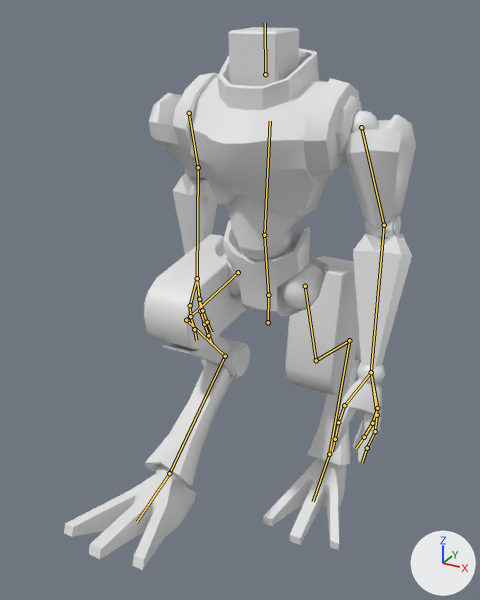
An edit to the Blender file Game/Assets/SAGYO/char/m.blend, drawn before and after from the same camera.
Camera for both pictures: a 50 mm camera at (8.83, -18.01, 17.21) aimed at (-0.29, -1.43, 8.91). The lights are fixed; the arrows at lower right show +X, +Y and +Z. Both versions are drawn at frame 20 of the action 'walk'; the numbers are the values there. The bones that bend it are drawn over the model as lines.

Objects in the first picture: 'm_ankle', 'm_arm1', 'm_arm2', 'm_body', 'm_body_joint', 'm_foot1', 'm_foot2', 'm_foot3', 'm_foot4', 'm_foot_joint', 'm_hand', 'm_hand_joint', 'm_head', 'm_heel', 'm_sholder_joint'.
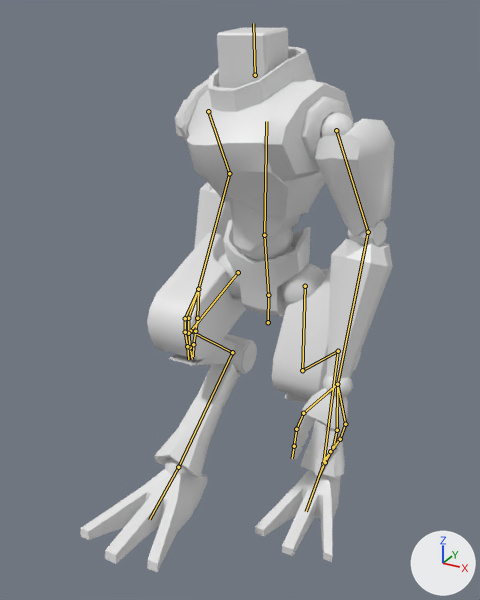
Changed parts and their boxes (x1, y1, x2, y2) in the pictures (480 x 600 px):
'm_body', posed (7% narrower)
    before: (173, 48, 362, 316)
    after: (177, 46, 353, 316)
'm_foot1', posed
    before: (144, 234, 359, 395)
    after: (147, 232, 331, 399)
'm_foot4', posed (8% narrower, 8% shorter)
    before: (64, 458, 347, 570)
    after: (81, 469, 341, 572)
'm_arm2', posed (17% narrower)
    before: (173, 174, 412, 369)
    after: (194, 182, 393, 380)
'm_arm1', posed (18% narrower)
    before: (149, 93, 416, 237)
    after: (175, 100, 395, 246)
'm_foot3', posed (11% narrower, 9% shorter)
    before: (145, 359, 359, 485)
    after: (154, 363, 345, 478)
'm_head', posed
    before: (228, 27, 299, 86)
    after: (217, 28, 288, 88)
'm_hand', posed
    before: (331, 378, 382, 463)
    after: (291, 388, 348, 477)
'm_foot2', posed (13% narrower, 14% taller)
    before: (163, 335, 324, 393)
    after: (169, 338, 309, 404)
'm_heel', posed
    before: (201, 332, 361, 378)
    after: (224, 334, 361, 374)
'm_sholder_joint', posed
    before: (175, 104, 379, 133)
    after: (320, 113, 354, 138)
'm_hand_joint', posed
    before: (357, 363, 385, 385)
    after: (323, 374, 353, 398)
'm_ankle', posed
    before: (156, 459, 329, 484)
    after: (165, 457, 190, 477)
bone 'Bone_L.002', root to tip
    before: (305, 286) to (316, 360)
    after: (305, 286) to (302, 370)
bone 'Bone_L.003', root to tip
    before: (316, 360) to (349, 340)
    after: (302, 370) to (338, 351)
bone 'Bone_L.004', root to tip
    before: (349, 340) to (329, 454)
    after: (338, 351) to (323, 463)
bone 'Bone_L.005', root to tip
    before: (329, 454) to (313, 501)
    after: (323, 463) to (306, 511)
bone 'Bone_R.002', root to tip
    before: (238, 272) to (186, 320)
    after: (238, 272) to (190, 331)
bone 'Bone_R.003', root to tip
    before: (186, 320) to (225, 356)
    after: (190, 331) to (232, 352)
bone 'Bone_R.004', root to tip
    before: (225, 356) to (169, 473)
    after: (232, 352) to (178, 467)
bone 'Bone_R.005', root to tip
    before: (169, 473) to (136, 522)
    after: (178, 467) to (149, 519)
bone 'Bone.002', root to tip
    before: (264, 235) to (270, 121)
    after: (264, 235) to (266, 121)
bone 'Bone.002_L.001', root to tip
    before: (361, 127) to (384, 225)
    after: (336, 130) to (368, 232)
bone 'Bone.002_L.002', root to tip
    before: (384, 225) to (371, 372)
    after: (368, 232) to (337, 384)
bone 'Bone.002_R.001', root to tip
    before: (189, 113) to (198, 167)
    after: (208, 111) to (229, 173)
bone 'Bone.002_R.002', root to tip
    before: (198, 167) to (197, 278)
    after: (229, 173) to (198, 289)
bone 'Bone.002_R.004', root to tip
    before: (200, 311) to (204, 324)
    after: (188, 318) to (188, 333)
bone 'Bone.002_R.008', root to tip
    before: (190, 305) to (190, 316)
    after: (185, 318) to (185, 332)
bone 'Bone.002_R.012', root to tip
    before: (199, 299) to (202, 310)
    after: (197, 318) to (195, 331)
bone 'Bone.004', root to tip
    before: (265, 74) to (265, 23)
    after: (255, 75) to (253, 23)

The change in detail:
Bone 'Bone_L.002' (bone_bone_l_002) turns from (-50, 9, -1) to (-25, 5, 1) degrees about its own x, y and z.
Bone 'Bone_L.003' (bone_bone_l_003) turns from (31, 0, 0) to (8, 0, 0) degrees about its own x, y and z.
Bone 'Bone_L.004' (bone_bone_l_004) turns from (20, 0, 0) to (11, 0, 0) degrees about its own x, y and z.
Bone 'Bone_L.005' (bone_bone_l_005) turns from (-3, 0, 0) to (6, 0, 0) degrees about its own x, y and z.
Bone 'Bone_R.002' (bone_bone_r_002) turns from (24, 4, 2) to (13, 2, 1) degrees about its own x, y and z.
Bone 'Bone_R.003' (bone_bone_r_003) turns from (-12, 0, 0) to (-9, 0, 0) degrees about its own x, y and z.
Bone 'Bone_R.004' (bone_bone_r_004) turns from (24, 0, 0) to (33, 0, 0) degrees about its own x, y and z.
Bone 'Bone_R.005' (bone_bone_r_005) turns from (-20, 0, 0) to (-30, 0, 0) degrees about its own x, y and z.
Bone 'Bone.002' (bone_bone_002) turns from (-6, 0, 0) to (-3, -22, 2) degrees about its own x, y and z.
Bone 'Bone.002_L.001' (bone_bone_002_l_001) turns from (0, 0, -85) to (-4, 0, -85) degrees about its own x, y and z.
Bone 'Bone.002_L.002' (bone_bone_002_l_002) turns from (22, 0, 0) to (30, 0, 0) degrees about its own x, y and z.
Bone 'Bone.002_R.001' (bone_bone_002_r_001) turns from (-34, -10, 88) to (-24, -10, 88) degrees about its own x, y and z.
Bone 'Bone.002_R.002' (bone_bone_002_r_002) turns from (37, 0, 0) to (53, 0, 0) degrees about its own x, y and z.
Bone 'Bone.002_R.004' (bone_bone_002_r_004) turns from (0, 0, 0) to (-9, 0, -8) degrees about its own x, y and z.
Bone 'Bone.002_R.008' (bone_bone_002_r_008) turns from (0, 0, 0) to (0, -1, 16) degrees about its own x, y and z.
Bone 'Bone.002_R.012' (bone_bone_002_r_012) turns from (0, 0, 0) to (12, -1, 0) degrees about its own x, y and z.
Bone 'Bone.004' (bone_bone_004) turns from (-1, 0, 0) to (-3, 22, -3) degrees about its own x, y and z.
